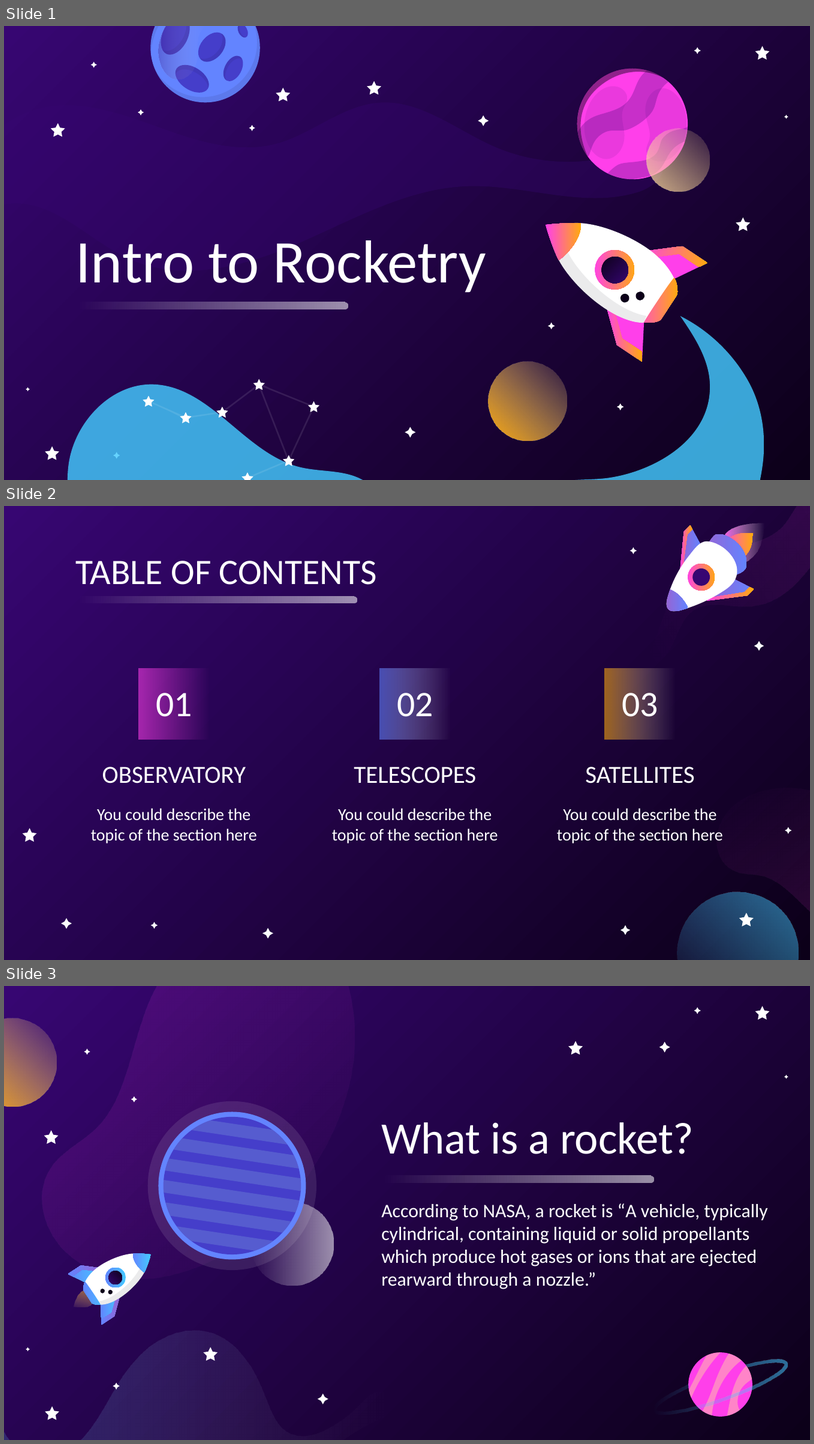
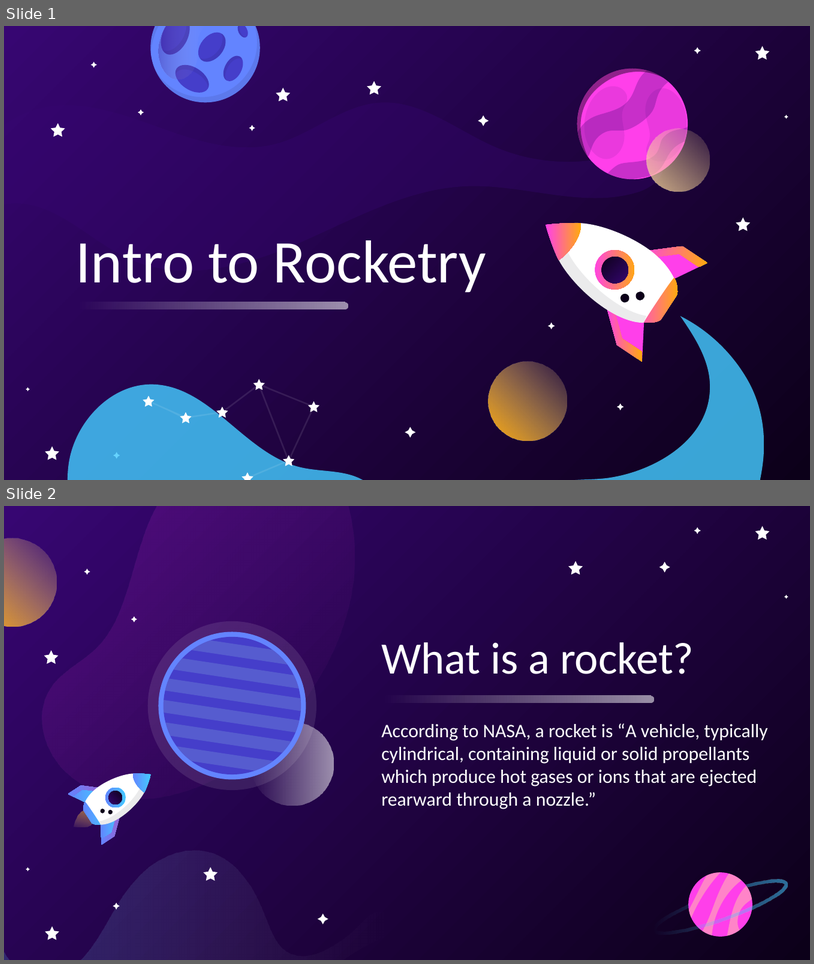
Before and after one commit to usedgenes/Rocketry-Curriculum, a slide deck: Week 1/Day 1/Presentation.pptx. Shown one above the other, each under a label of ours: slides 1, 2 and 3 before the commit, slides 1 and 2 after it. The pictures are 814x1444 and 814x964 pixels, drawn with LibreOffice and Linux fonts; fonts in the diff are those of the drawing. Boxes give left, top, right and bottom in pixels: in the first picture for what was removed or moved away, otherwise in the second. Text is boxed around its words. In the diff, an @@ line names an element or a change of style, - is before the commit and + after.

```diff
--- a/Week 1/Day 1/Presentation.pptx
+++ b/Week 1/Day 1/Presentation.pptx
@@ slide 2 removed at (x1=4, y1=506, x2=810, y2=960), background gradient #0C0019 to #370672 @@
@@ freeform shape removed at (x1=609, y1=506, x2=810, y2=673) @@
@@ title removed at (x1=75, y1=561, x2=377, y2=585) @@
-TABLE OF CONTENTS
@@ group removed at (x1=666, y1=522, x2=764, y2=612): 11 freeform shapes @@
@@ rounded rectangle removed at (x1=77, y1=597, x2=357, y2=604) @@
@@ title removed at (x1=138, y1=668, x2=210, y2=739) @@
-01
@@ title removed at (x1=380, y1=668, x2=451, y2=739) @@
-02
@@ title removed at (x1=605, y1=668, x2=676, y2=739) @@
-03
@@ freeform shape removed at (x1=698, y1=739, x2=810, y2=960) @@
@@ subtitle removed at (x1=102, y1=766, x2=246, y2=783) @@
-OBSERVATORY
@@ subtitle removed at (x1=354, y1=766, x2=476, y2=783) @@
-TELESCOPES
@@ subtitle removed at (x1=585, y1=766, x2=695, y2=783) @@
-SATELLITES
@@ subtitle removed at (x1=91, y1=808, x2=257, y2=843) @@
-You could describe the topic of the section here
@@ subtitle removed at (x1=332, y1=808, x2=498, y2=843) @@
-You could describe the topic of the section here
@@ subtitle removed at (x1=557, y1=808, x2=723, y2=843) @@
-You could describe the topic of the section here
@@ ellipse removed at (x1=677, y1=891, x2=798, y2=960) @@
@@ group removed at (x1=23, y1=547, x2=792, y2=938): 9 freeform shapes @@
@@ what was slide 3 is now slide 2 @@
```
Also in this commit, not shown: 1 slide changed, 3 slides added, 2 other slides removed, 6 other files.
